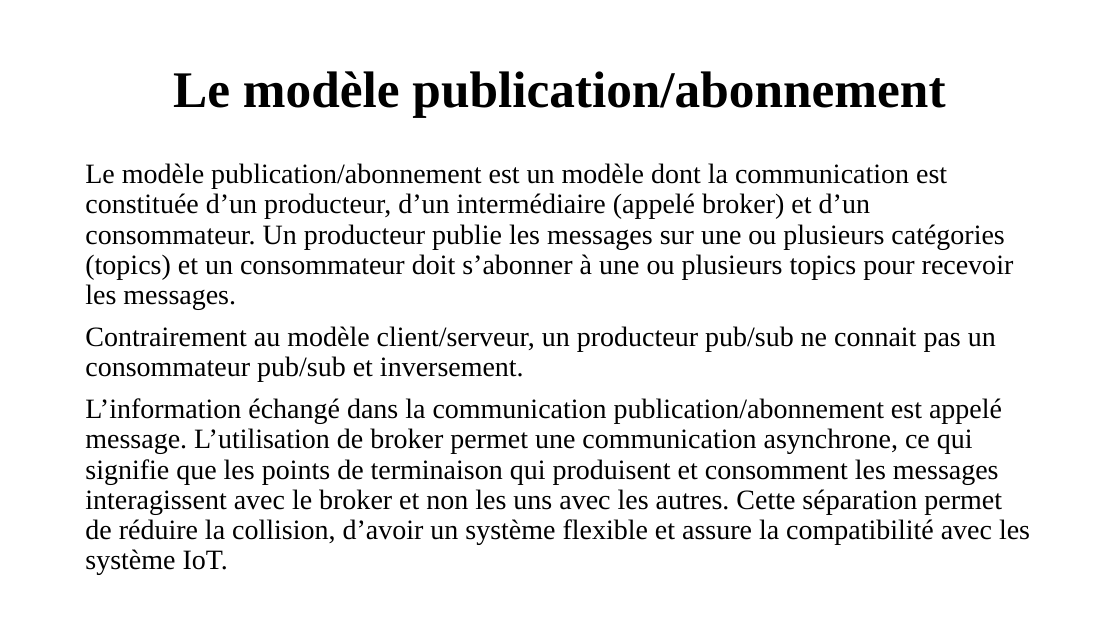
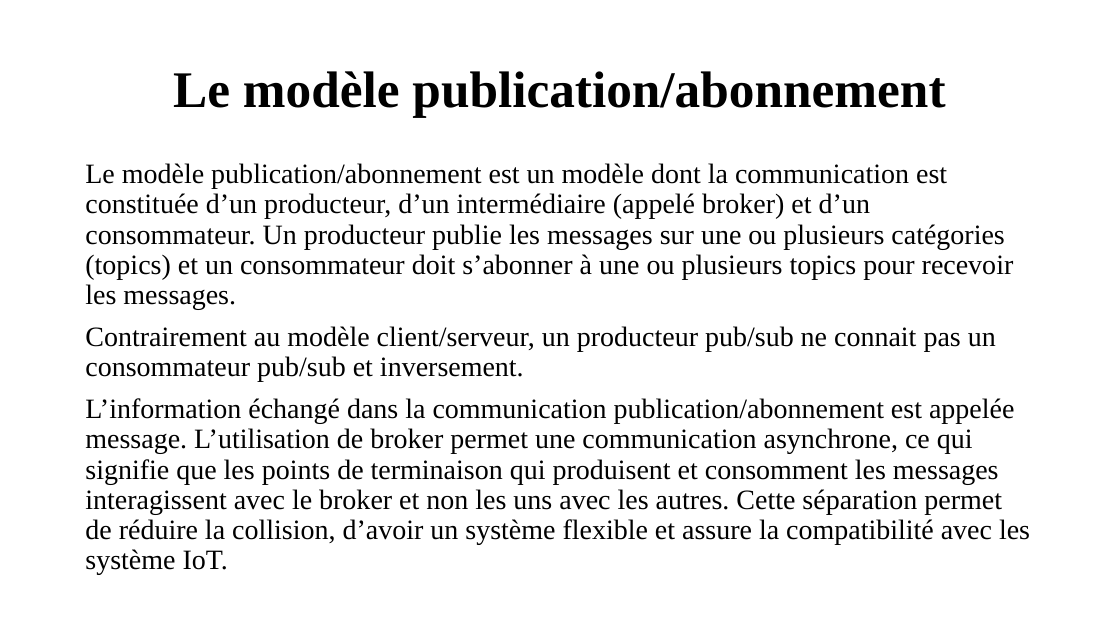
Before and after one commit to OA-Souleymane/MyGitHub-Files, a slide deck: slide 6 of Chapitres/presentationMemoire.pptx. Drawn at 1120x630 pixels with LibreOffice and Linux fonts; fonts in the diff are those of the drawing. Boxes give left, top, right and bottom in pixels: in the first picture for what was removed or moved away, otherwise in the second. Text is boxed around its words. In the diff, an @@ line names an element or a change of style, - is before the commit and + after.

```diff
--- a/Chapitres/presentationMemoire.pptx
+++ b/Chapitres/presentationMemoire.pptx
@@ text at (x1=85, y1=398, x2=1030, y2=575): text changed @@
-L’information échangé dans la communication publication/abonnement est appelé message. L’utilisation de broker permet une communication asynchrone, ce qui signifie que les points de terminaison qui produisent et consomment les messages interagissent avec le broker et non les uns avec les autres. Cette séparation permet de réduire la collision, d’avoir un système flexible et assure la compatibilité avec les système IoT.
+L’information échangé dans la communication publication/abonnement est appelée message. L’utilisation de broker permet une communication asynchrone, ce qui signifie que les points de terminaison qui produisent et consomment les messages interagissent avec le broker et non les uns avec les autres. Cette séparation permet de réduire la collision, d’avoir un système flexible et assure la compatibilité avec les système IoT.
```
Also in this commit, not shown: 8 other slides changed, 2 slides added, 1 slide removed.
